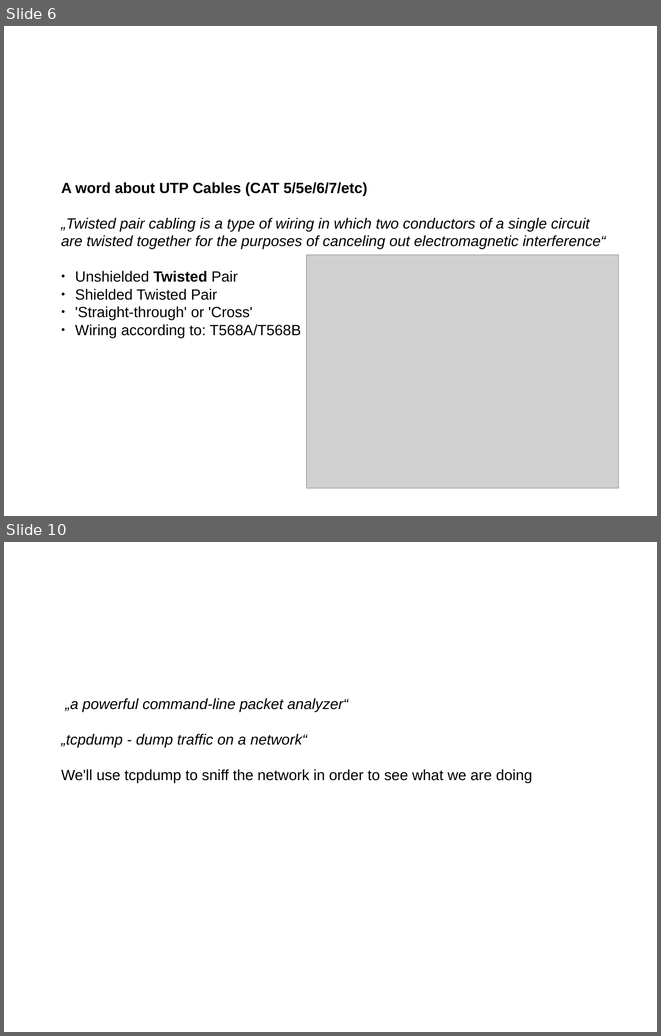
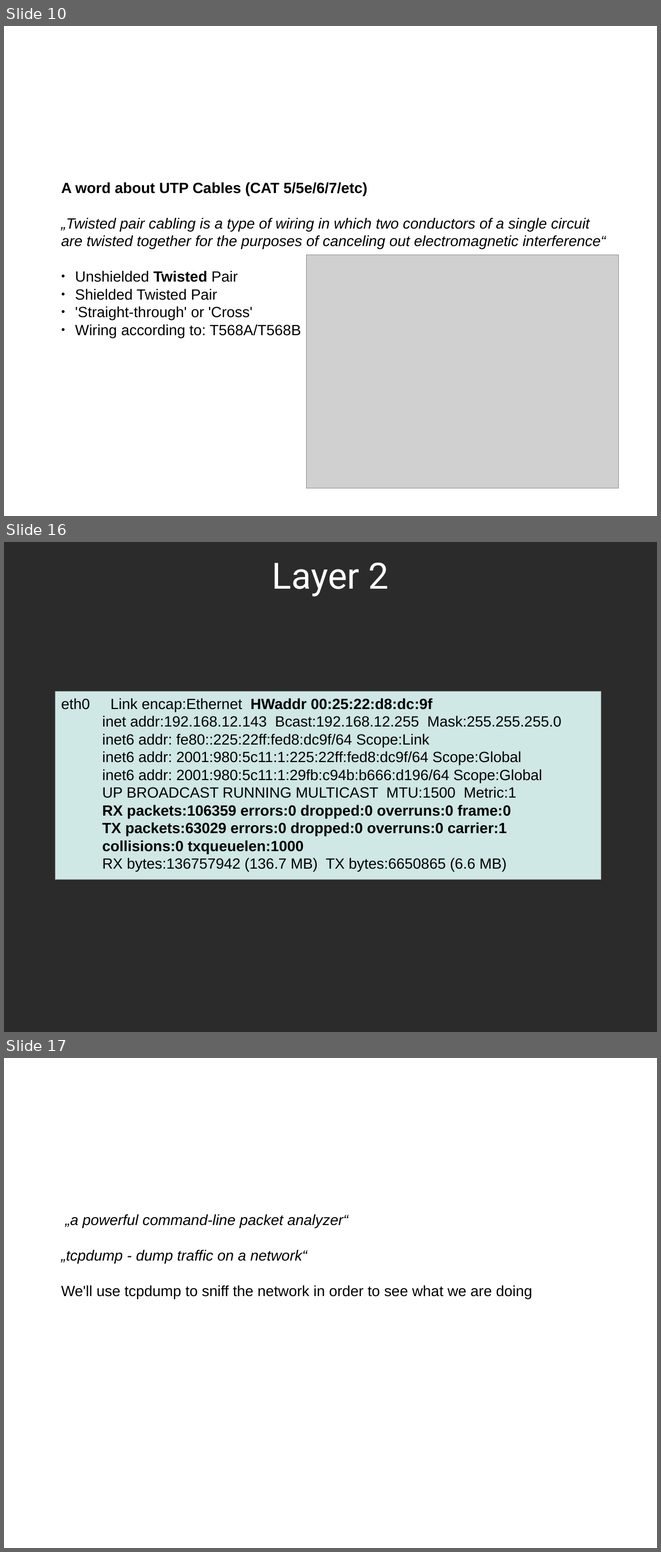
Before and after one commit to sphaero/workshops, a slide deck: Networking/presentation.odp. Shown one above the other, each under a label of ours: slides 6 and 10 before the commit, slides 10, 16 and 17 after it; the slides between them are not shown. The pictures are 661x1036 and 661x1552 pixels, drawn with LibreOffice and Linux fonts; fonts in the diff are those of the drawing; grey boxes stand for pictures; background and template pictures are left out; a plain dark background stands for a picture behind light text. Boxes give left, top, right and bottom in pixels: in the first picture for what was removed or moved away, otherwise in the second. Text is boxed around its words. In the diff, an @@ line names an element or a change of style, - is before the commit and + after.

```diff
--- a/Networking/presentation.odp
+++ b/Networking/presentation.odp
@@ slide 16 added at (x1=4, y1=542, x2=657, y2=1032), background picture (left out) @@
@@ title added at (x1=272, y1=562, x2=388, y2=597), 44 pt, text #FFFFFF @@
+Layer 2
@@ rectangle added at (x1=55, y1=691, x2=601, y2=880), fill #CFE7E5, outline #808080 0 pt, 18 pt, text #000000 @@
+eth0 Link encap:Ethernet HWaddr 00:25:22:d8:dc:9f
+inet addr:192.168.12.143 Bcast:192.168.12.255 Mask:255.255.255.0
+inet6 addr: fe80::225:22ff:fed8:dc9f/64 Scope:Link
+inet6 addr: 2001:980:5c11:1:225:22ff:fed8:dc9f/64 Scope:Global
+inet6 addr: 2001:980:5c11:1:29fb:c94b:b666:d196/64 Scope:Global
+UP BROADCAST RUNNING MULTICAST MTU:1500 Metric:1
+RX packets:106359 errors:0 dropped:0 overruns:0 frame:0
+TX packets:63029 errors:0 dropped:0 overruns:0 carrier:1
+collisions:0 txqueuelen:1000
+RX bytes:136757942 (136.7 MB) TX bytes:6650865 (6.6 MB)
@@ what was slide 6 is now slide 10 @@
@@ what was slide 10 is now slide 17 @@
```
Also in this commit, not shown: 8 slides changed, 10 other slides added, 2 slides removed.
